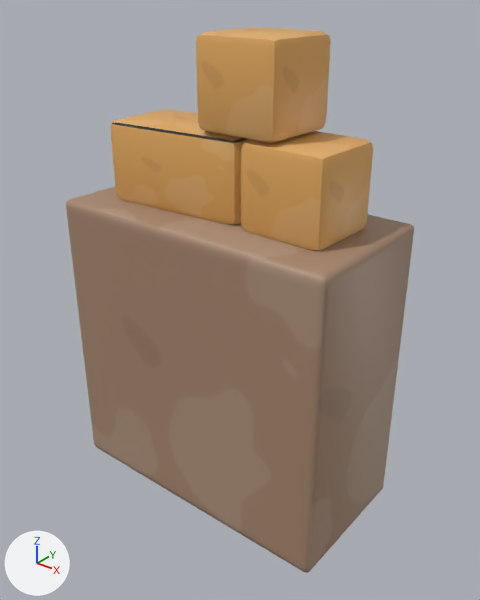
Renders of the FBX model Assets/Arts/Envi/Props/Props_Bookshelf_03.fbx from each side of a commit.
Camera for both pictures: a 50 mm camera at (2.5, -3.04, 3.3) aimed at (0.08, -0.01, 1.41). Every picture has the same lights, and +X, +Y and +Z are marked at lower left. The picture after the commit comes second.

The first picture shows 'Props_Bookshelf_03'.
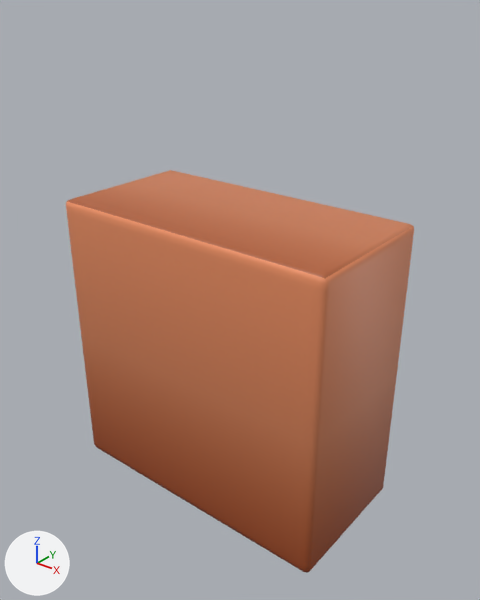
What changed in the scene script:
```text
Add img_tex_env_png:
    img_tex_env_png = load_image('Tex_Env.png', '../Texture/Tex_Env.png', 1024, 1024, 'sRGB')
Change mat_tex_env:
    mat_tex_env.texture: img_texture_atlas_environment_png -> img_tex_env_png
Change me_cube_033:
    used by ob_props_bookshelf_03; location = (0.0, 0.0, 0.0)
    remove me_cube_033.from_pydata(...)  # 432 vertices, 416 faces; spans x -1.0..1.0, y -0.5..0.5, z 0.0..3.04
    add me_cube_033.from_pydata(...)  # 264 vertices, 254 faces; spans x -1.0..1.0, y -0.5..0.5, z 0.0..2.0
    me_cube_033 part 1: the loose piece of 56 vertices spanning x -0.79..0.23, y -0.29..0.29, z 1.99..2.51 is deleted
    me_cube_033 part 2: the loose piece of 56 vertices spanning x 0.25..0.82, y -0.27..0.27, z 1.99..2.51 is deleted
    me_cube_033 part 3: the loose piece of 56 vertices spanning x -0.05..0.52, y -0.27..0.27, z 2.52..3.04 is deleted
    me_cube_033 part 4: 254 kept faces spanning x -1.0..1.0, y -0.5..0.5, z 0.0..2.0 get new texture (UV) coordinates
```

Pixel boxes [x1, y1, x2, y2] of what changed, in the pictures (480 x 600 px):
'Props_Bookshelf_03', surface changed, reshaped (26% shorter): before [66, 27, 414, 573]; after [66, 170, 414, 573]
part 1 of me_cube_033, deleted (orange): before [110, 109, 251, 225]
part 2 of me_cube_033, deleted (orange): before [241, 131, 373, 251]
part 3 of me_cube_033, deleted (orange): before [196, 27, 331, 143]
part 4 of me_cube_033, surface changed: before [66, 186, 414, 573]; after [66, 170, 414, 573]
